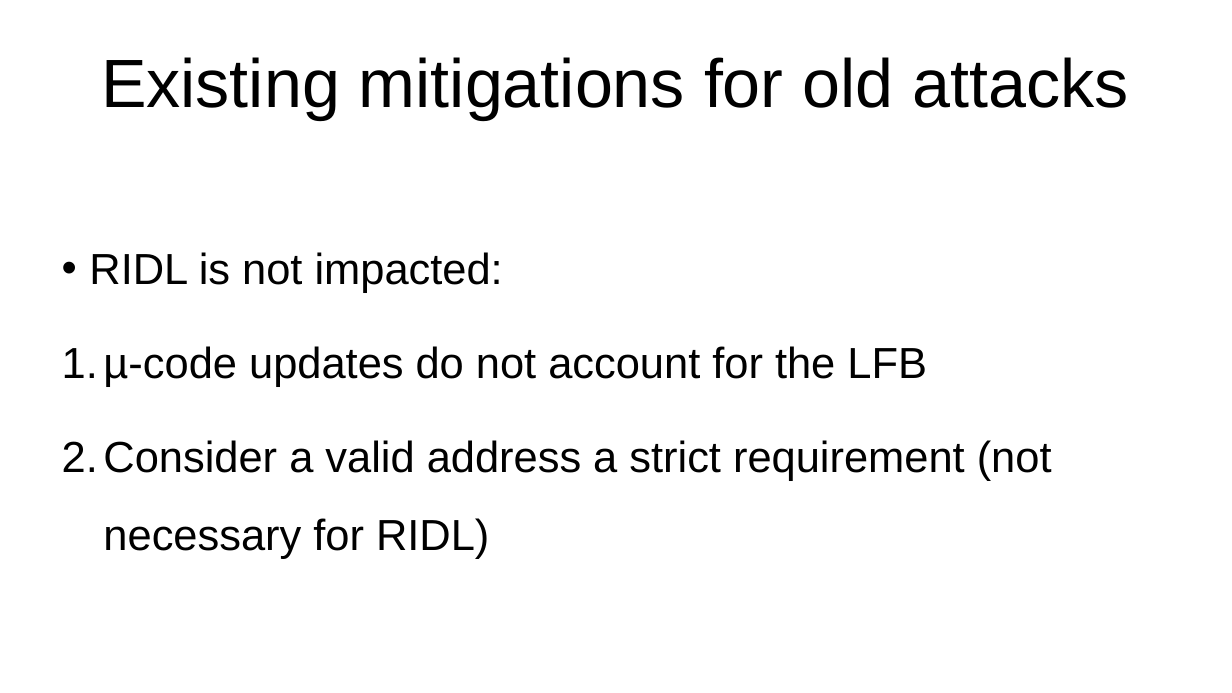
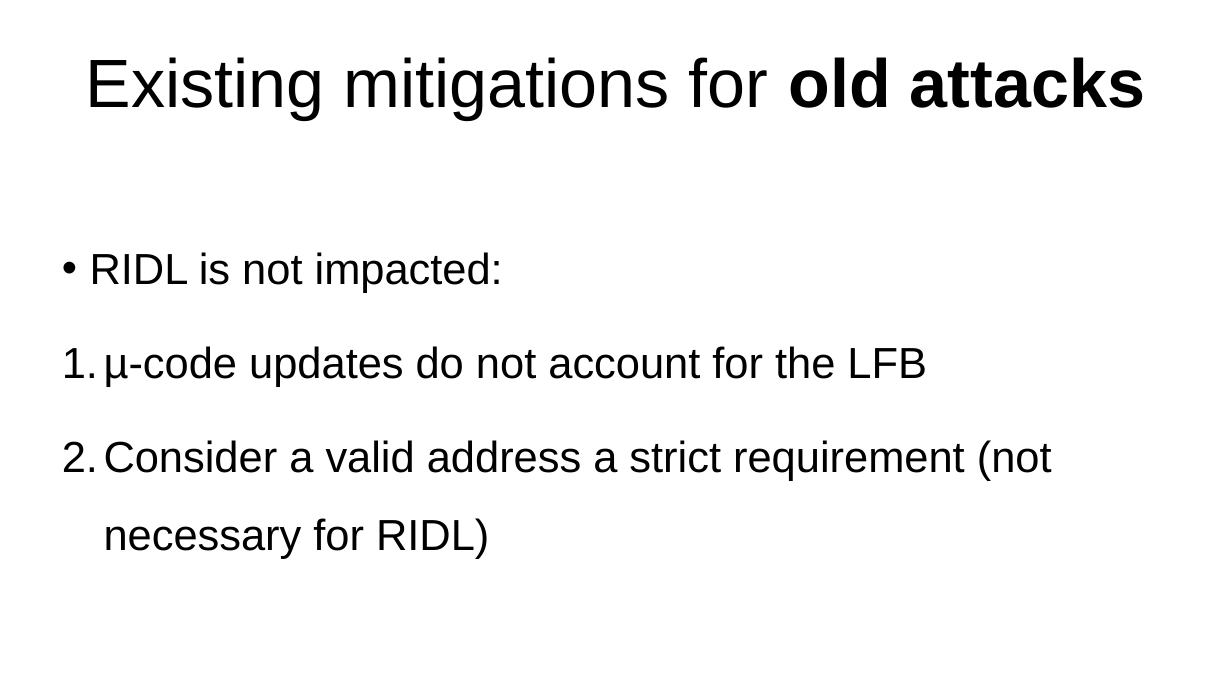
Before and after one commit to Rijndael99/hw_vulnerabilities, a slide deck: slide 12 of presentation1.pptx. Drawn at 1232x693 pixels with LibreOffice and Linux fonts; fonts in the diff are those of the drawing. Boxes give left, top, right and bottom in pixels: in the first picture for what was removed or moved away, otherwise in the second. Text is boxed around its words. In the diff, an @@ line names an element or a change of style, - is before the commit and + after.

```diff
--- a/presentation1.pptx
+++ b/presentation1.pptx
@@ text "Existing mitigations for old attacks" at <box>86,57,1145,120</box>: bold on in "old attacks" @@
```
Also in this commit, not shown: 7 other slides changed.
